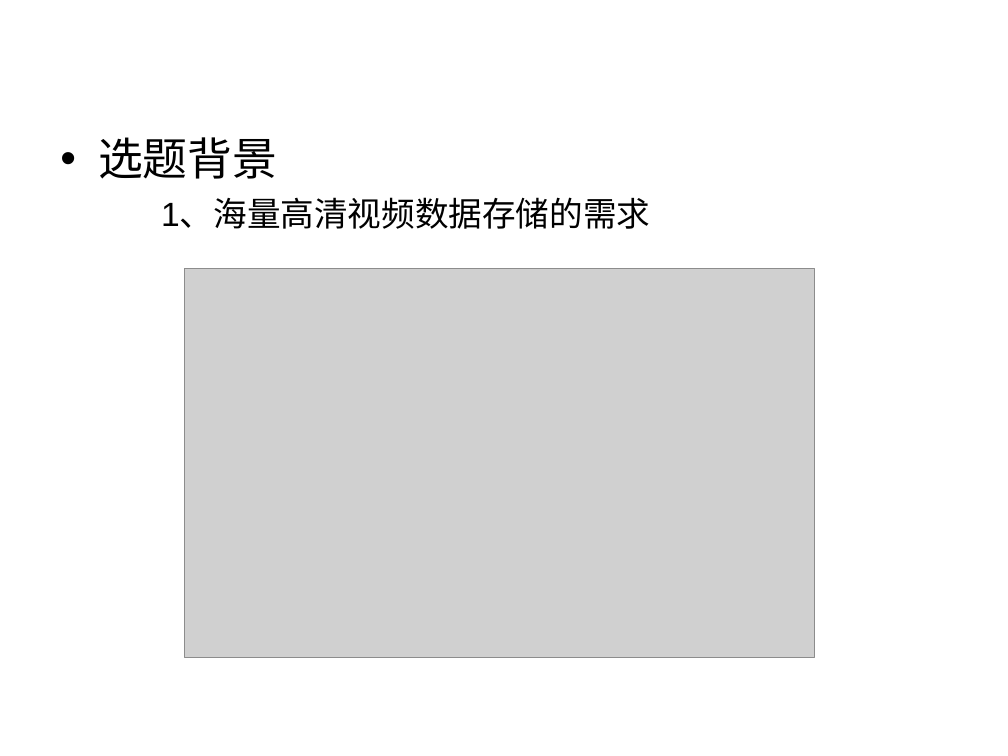
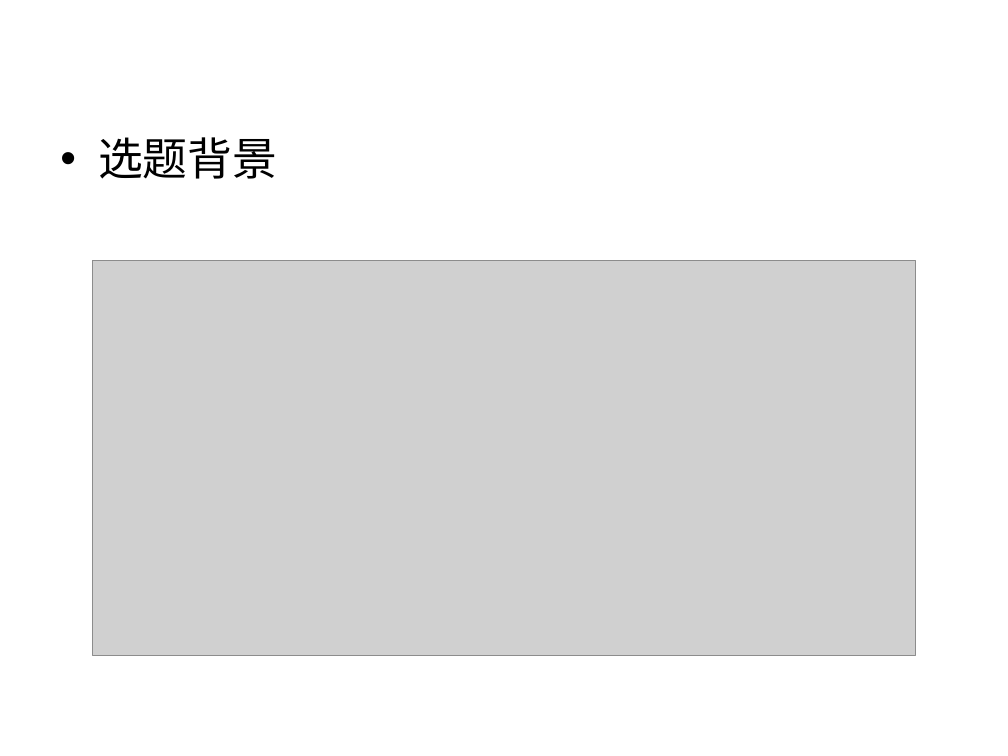
Before and after one commit to liaoliaoanxiao/mediumRepy, a slide deck: slide 9 of 中期答辩.ppt. Drawn at 1008x756 pixels with LibreOffice and Linux fonts; fonts in the diff are those of the drawing; grey boxes stand for pictures; background and template pictures are left out. Boxes give left, top, right and bottom in pixels: in the first picture for what was removed or moved away, otherwise in the second. Text is boxed around its words. In the diff, an @@ line names an element or a change of style, - is before the commit and + after.

```diff
--- a/中期答辩.ppt
+++ b/中期答辩.ppt
@@ text at [161,199,650,229]: paragraph removed @@
-    1、海量高清视频数据存储的需求
@@ picture: place and size @@
-picture at [184,269,814,657]
+picture at [93,260,916,655]
```
Also in this commit, not shown: 4 other slides changed, 1 slide added, 4 slides removed, 1 other file.
